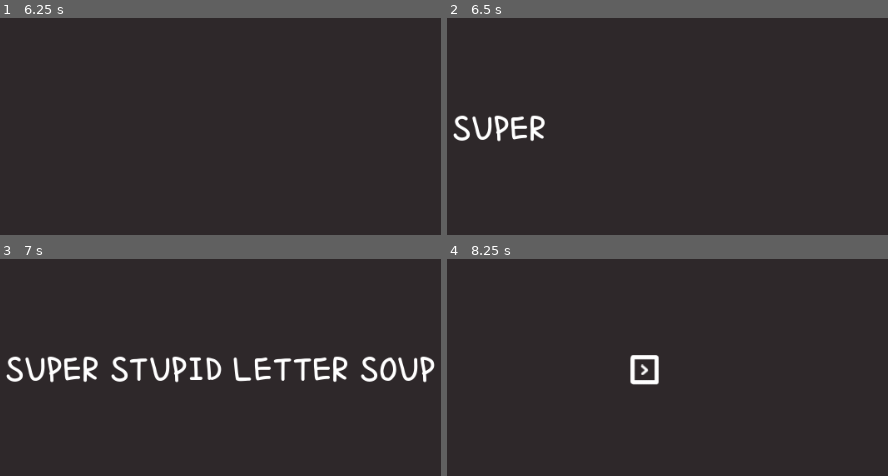
Above: before the commit, frames 1-4 (two rows, left to right).
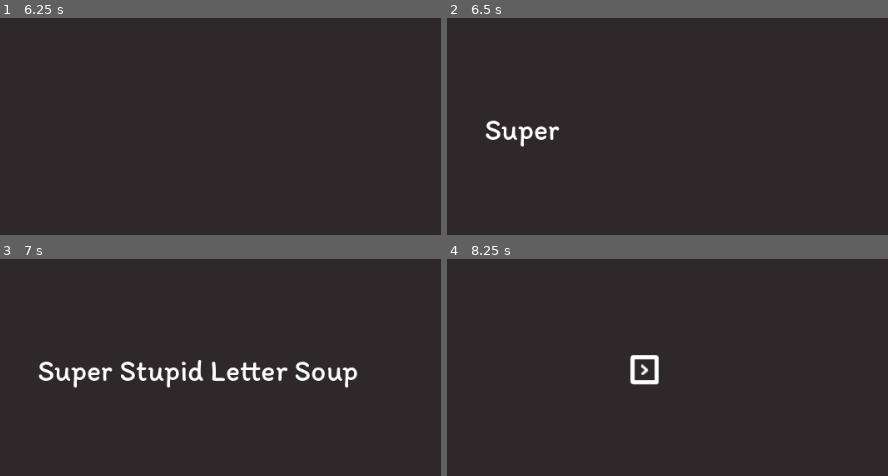
Above: after the commit, the same moments.

Repository: gontzalve/SSLS
Game: Godot game, scene res://scenes/splash/splash.tscn
Same seed, same stepped clock (60 frames per second), same inputs: the game is played once before the commit and once after it.
Inputs (mouse positions are in pixels of both pictures, inside the frame that each line leads up to):
- Up to frame 1 (6.25 s): tap Enter at 0.5, 5.75 s; move the mouse to (374, 98) at 0.52 s; hold D (move_right) 0.53-1.28 s; click (374, 98) at 0.6 s; move the mouse to (39, 159) at 1.27 s; hold S (move_down) 1.28-2.03 s; tap Mouse wheel up (zoom_in) at 1.35, 3.6, 5.85 s; move the mouse to (outside the picture) at 2.02 s; hold D (move_right) 2.03-2.78 s; tap Mouse wheel down (zoom_out) at 2.1, 4.35 s; tap Space at 2.75 s; move the mouse to (outside the picture) at 2.77 s; hold W (move_up) 2.78-3.53 s; click (outside the picture) at 2.85 s; move the mouse to (436, 219) at 3.52 s; hold A (move_left) 3.53-5.03 s; move the mouse to (outside the picture) at 4.27 s; move the mouse to (238, 128) at 5.02 s; hold S (move_down) 5.03-5.78 s; click (238, 128) at 5.1 s; move the mouse to (outside the picture) at 5.77 s; hold D (move_right) from 5.78 s (still down)
- Up to frame 2 (6.5 s): keep holding D (move_right)
- Up to frame 3 (7 s): move the mouse to (374, 339) at 6.52 s; release D (move_right) at 6.53 s; hold W (move_up) from 6.53 s (still down); tap Mouse wheel down (zoom_out) at 6.6 s
- Up to frame 4 (8.25 s): tap Space at 7.25 s; move the mouse to (486, 400) at 7.27 s; release W (move_up) at 7.28 s; hold D (move_right) 7.28-8.03 s; click (486, 400) at 7.35 s; tap Enter at 8 s; move the mouse to (outside the picture) at 8.02 s; hold S (move_down) from 8.03 s (still down); tap Mouse wheel up (zoom_in) at 8.1 s

Frame 1 is identical in both runs. In frame 2, 1.4% of the frame differs, in the area x 1-26%, y 44-60%; in frame 3, 5.8%, in the area x 1-99%, y 44-60%; in frame 4, nothing differs.

Commit message:
Add cover.kra

Diff:
--- a/data/levels/level_9.tres
+++ b/data/levels/level_9.tres
@@ -5,8 +5,8 @@
 [resource]
 script = ExtResource("1_scege")
 level_number = 9
-level_word = "PIDGEON"
+level_word = "REBEL"
 is_tutorial = false
-duration = 30.0
+duration = 20.0
 correct_letter_repetitions = 2
 level_rings = 5
--- a/scenes/game/ui/ui_controller.tscn
+++ b/scenes/game/ui/ui_controller.tscn
@@ -1,15 +1,14 @@
-[gd_scene load_steps=13 format=3 uid="uid://kfk18ah52c2n"]
+[gd_scene load_steps=12 format=3 uid="uid://kfk18ah52c2n"]
 
 [ext_resource type="Script" path="res://scenes/game/ui/ui_controller.gd" id="1_lhojd"]
 [ext_resource type="PackedScene" uid="uid://xddfjim7v1tx" path="res://scenes/game/ui/letter_ui.tscn" id="2_wqq27"]
 [ext_resource type="FontFile" uid="uid://d78dudl48ol6" path="res://fonts/Itim-Regular.ttf" id="3_h8loi"]
-[ext_resource type="FontFile" uid="uid://b2fmxxaxnuvyw" path="res://fonts/SingleDay-Regular.ttf" id="3_qko0y"]
 [ext_resource type="Theme" uid="uid://7fmata4vfx8n" path="res://themes/theme_ui.tres" id="3_y1n5b"]
 [ext_resource type="StyleBox" uid="uid://de68smf7ix6rq" path="res://themes/theme_rectangle.tres" id="4_t4tny"]
 
 [sub_resource type="LabelSettings" id="LabelSettings_jas4c"]
-font = ExtResource("3_qko0y")
-font_size = 48
+font = ExtResource("3_h8loi")
+font_size = 36
 
 [sub_resource type="LabelSettings" id="LabelSettings_hxk3y"]
 font = ExtResource("3_h8loi")
@@ -40,10 +39,11 @@
 [node name="UIController" type="Node2D"]
 script = ExtResource("1_lhojd")
 letter_ui_scene = ExtResource("2_wqq27")
-game_name_words = Array[String](["SUPER", "STUPID", "LETTER", "SOUP", " "])
+game_name_words = Array[String](["Super", "Stupid", "Letter", "Soup", " "])
 credit_lines = Array[String](["Super Stupid Letter Soup", "a game by Germán Cruz", "made with Godot", "thank you for playing <3"])
 
 [node name="IntroUI" type="CanvasLayer" parent="."]
+visible = false
 
 [node name="GameNameLabel" type="Label" parent="IntroUI"]
 unique_name_in_owner = true
@@ -52,13 +52,13 @@
 anchor_top = 0.5
 anchor_right = 0.5
 anchor_bottom = 0.5
-offset_left = -231.0
+offset_left = -192.0
 offset_top = -60.0
-offset_right = 449.0
+offset_right = 488.0
 offset_bottom = 60.0
 grow_horizontal = 2
 grow_vertical = 2
-text = "SUPER STUPID LETTER SOUP"
+text = "Super Stupid Letter Soup"
 label_settings = SubResource("LabelSettings_jas4c")
 vertical_alignment = 1
 
@@ -249,9 +249,9 @@
 anchor_top = 0.5
 anchor_right = 0.5
 anchor_bottom = 0.5
-offset_left = -225.0
+offset_left = -266.0
 offset_top = -45.0
-offset_right = 206.0
+offset_right = 165.0
 offset_bottom = 45.0
 grow_horizontal = 2
 grow_vertical = 2
Binary file removed: fonts/SingleDay-Regular.ttf
Not shown, removed: fonts/SingleDay-Regular.ttf.import
Not shown, added: graphics/cover.kra
Not shown, added: graphics/cover.kra~
